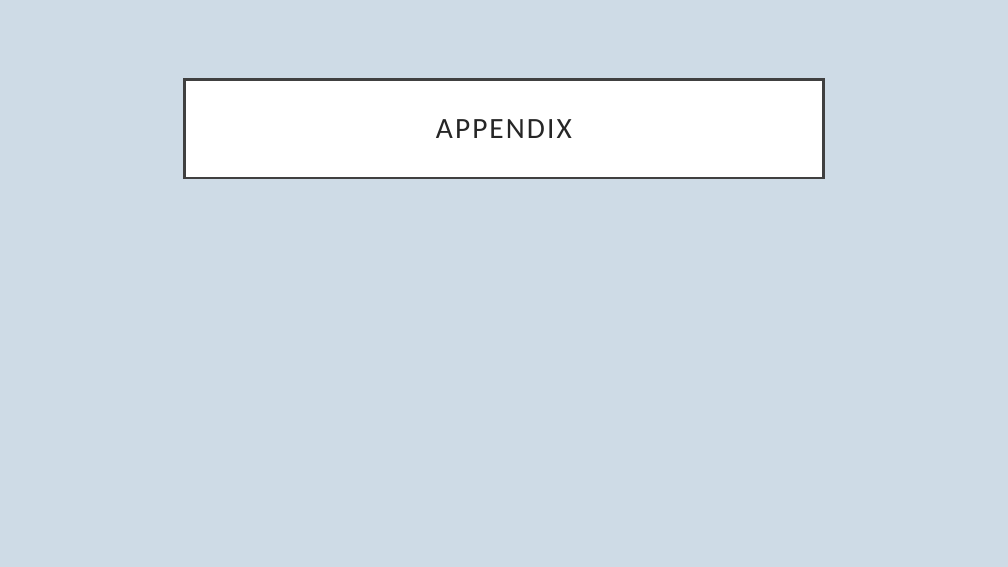
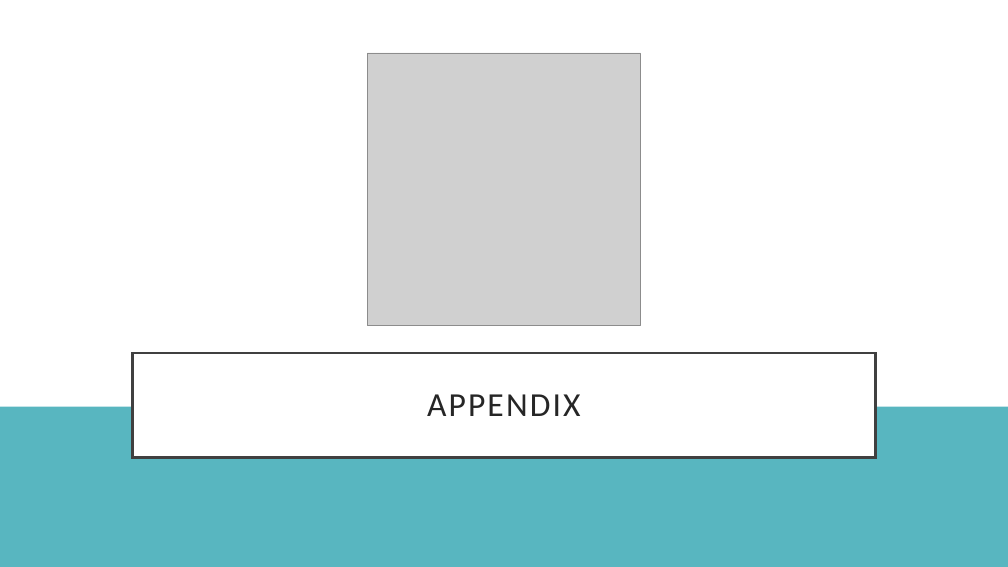
Before and after one commit to dapopov-st/bank-marketing-predicting-term-deposit-subscription, a slide deck: slide 15 of BankMarketing.pptx (slide 14 before the commit). Drawn at 1008x567 pixels with LibreOffice and Linux fonts; fonts in the diff are those of the drawing; grey boxes stand for pictures. Boxes give left, top, right and bottom in pixels: in the first picture for what was removed or moved away, otherwise in the second. Text is boxed around its words. In the diff, an @@ line names an element or a change of style, - is before the commit and + after.

```diff
--- a/BankMarketing.pptx
+++ b/BankMarketing.pptx
@@ background #CEDBE6 to #58B6C0 @@
@@ rectangle added at (0,0,1008,407), fill #FFFFFF @@
@@ picture added at (368,53,640,326) @@
@@ title "APPENDIX": place and size @@
-title "APPENDIX" at (185,79,823,178)
+title "APPENDIX" at (132,353,876,457)
@@ title "APPENDIX" at (132,353,876,457): size 28 to 32 pt @@
```
Also in this commit, not shown: 7 other slides changed, 7 slides added, 4 slides removed.
